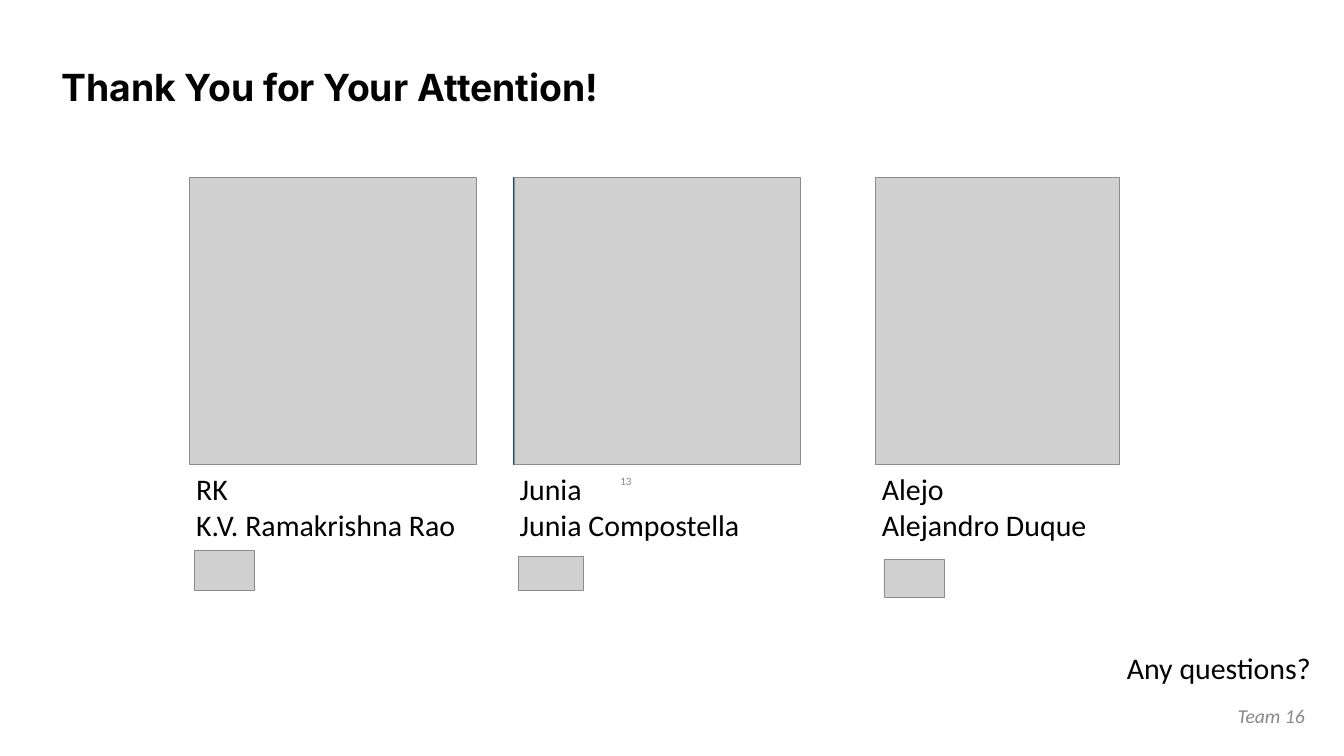
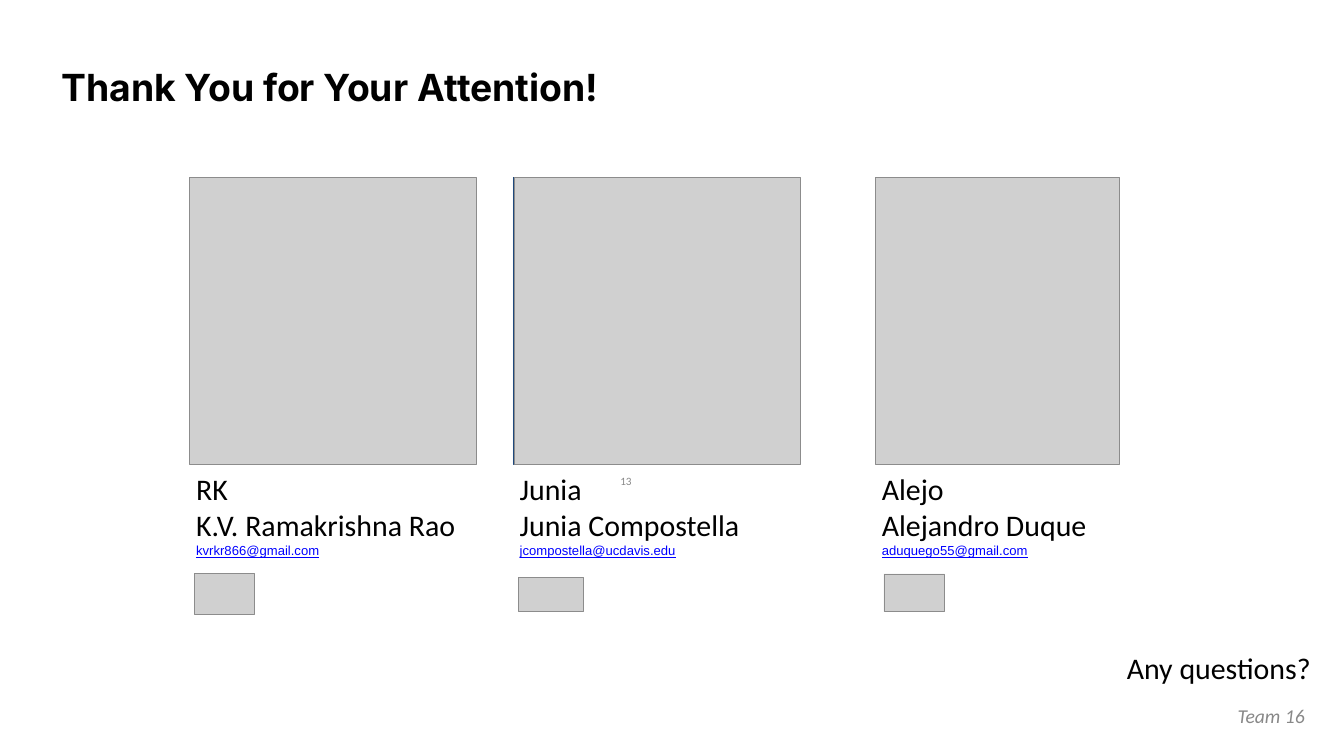
Before and after one commit to kvrkr866/unblocking_icq_phase1, a slide deck: slide 13 of team_16_ai_role_in_unlocking-the-interconnection-queue_demo_day_11_08_25.pptx. Drawn at 1344x756 pixels with LibreOffice and Linux fonts; fonts in the diff are those of the drawing; grey boxes stand for pictures. Boxes give left, top, right and bottom in pixels: in the first picture for what was removed or moved away, otherwise in the second. Text is boxed around its words. In the diff, an @@ line names an element or a change of style, - is before the commit and + after.

```diff
--- a/team_16_ai_role_in_unlocking-the-interconnection-queue_demo_day_11_08_25.pptx
+++ b/team_16_ai_role_in_unlocking-the-interconnection-queue_demo_day_11_08_25.pptx
@@ text at <box>196,545,319,558</box>: paragraph added @@
+kvrkr866@gmail.com
@@ text at <box>520,545,676,558</box>: paragraph added @@
+jcompostella@ucdavis.edu
@@ text at <box>882,545,1028,558</box>: paragraph added @@
+aduquego55@gmail.com
@@ picture: place and size @@
-picture at <box>194,550,255,591</box>
+picture at <box>194,574,255,614</box>
@@ picture: place and size @@
-picture at <box>518,556,583,591</box>
+picture at <box>518,577,583,612</box>
@@ picture: place and size @@
-picture at <box>884,560,944,597</box>
+picture at <box>884,574,944,612</box>
```
Also in this commit, not shown: 3 other slides changed, 2 other files.
